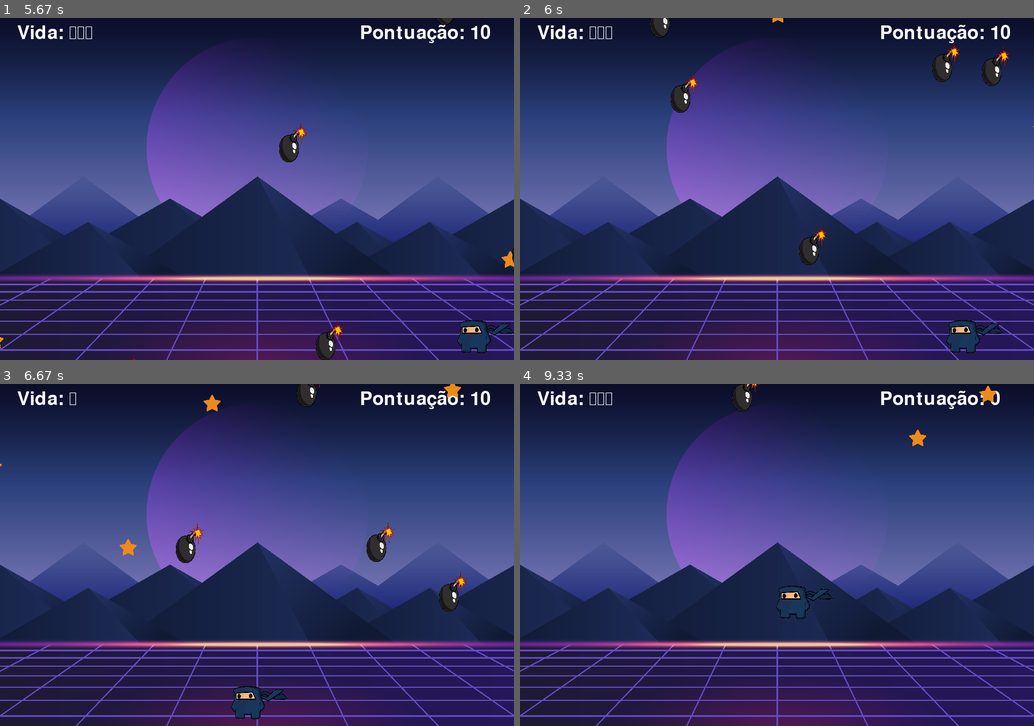
Above: before the commit, frames 1-4 (two rows, left to right).
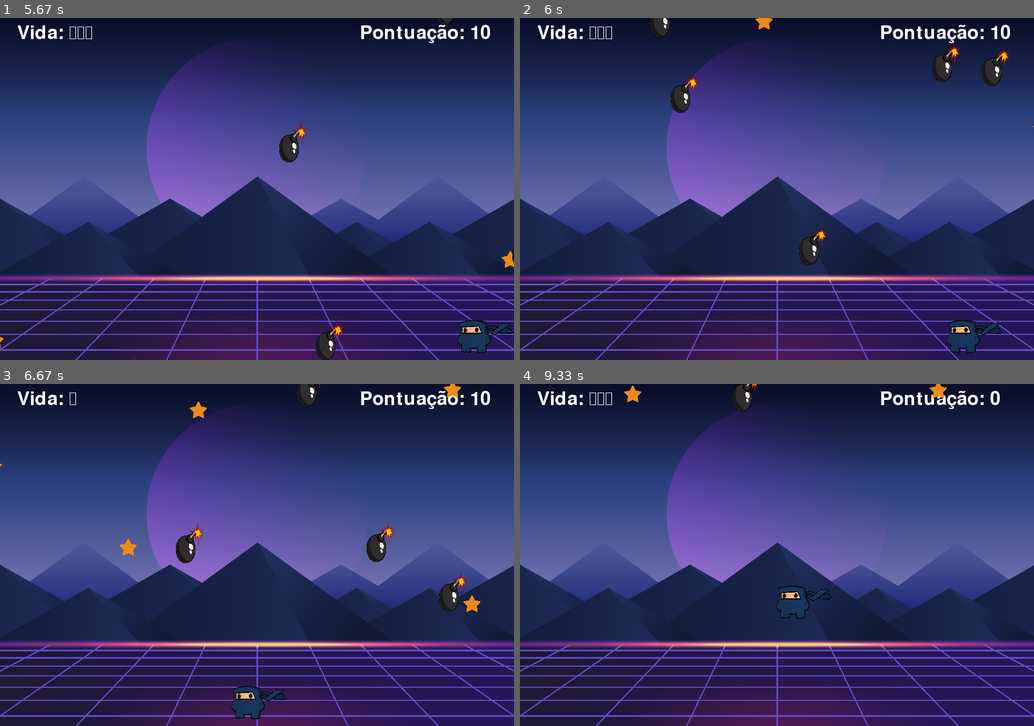
Above: after the commit, the same moments.

Repository: lucassantoss4/pygame
Game: pygame game, started from jogo_final.py
The game is run twice, just before and just after one commit, with the same random seed, the same clock (stepped at 60 frames per second) and the same inputs.
Inputs:
- Up to frame 1 (5.67 s): tap Space at 0.33 s; hold D 0.67-1.13 s; hold W 1.17-1.47 s; hold D 1.5-1.97 s; hold A 2-2.53 s; hold A 2.57-2.97 s; hold W 3-3.37 s; hold D 3.4-4.03 s; hold A 4.07-4.53 s; hold D 4.57-5.03 s; hold W 5.07-5.37 s; hold D from 5.4 s (still down)
- Up to frame 2 (6 s): release D at 5.87 s; hold A from 5.9 s (still down)
- Up to frame 3 (6.67 s): release A at 6.43 s; hold A from 6.47 s (still down)
- Up to frame 4 (9.33 s): release A at 6.87 s; hold W 6.9-7.27 s; tap Space at 6.97, 8.03, 8.53, 8.83, 9.03 s; hold A 7.97-8.43 s; hold D 8.47-8.93 s; hold W 8.97-9.27 s; hold D from 9.3 s (still down)

Frame 1 is identical in both runs. In frame 2, less than 0.1% of the frame differs, in the area x 45-52%, y 0-4%; in frame 3, 0.2%; in frame 4, 0.3%, in the area x 20-93%, y 0-19%.

Commit message:
modified:   jogo_final.py

Diff:
--- a/jogo_final.py
+++ b/jogo_final.py
@@ -225,7 +225,7 @@
 
 intervalo_estrela = 1  # Intervalo em segundos
 ultimo_spawn_estrela = time.time() # Tempo da última estrela
-max_estrelas = random.randint(0,5) # Número máximo de estrelas na tela
+max_estrelas = random.randint(2,10) # Número máximo de estrelas na tela
 
 
 intervalo_bomba = 1  # Intervalo em segundos para criar uma nova bomba
